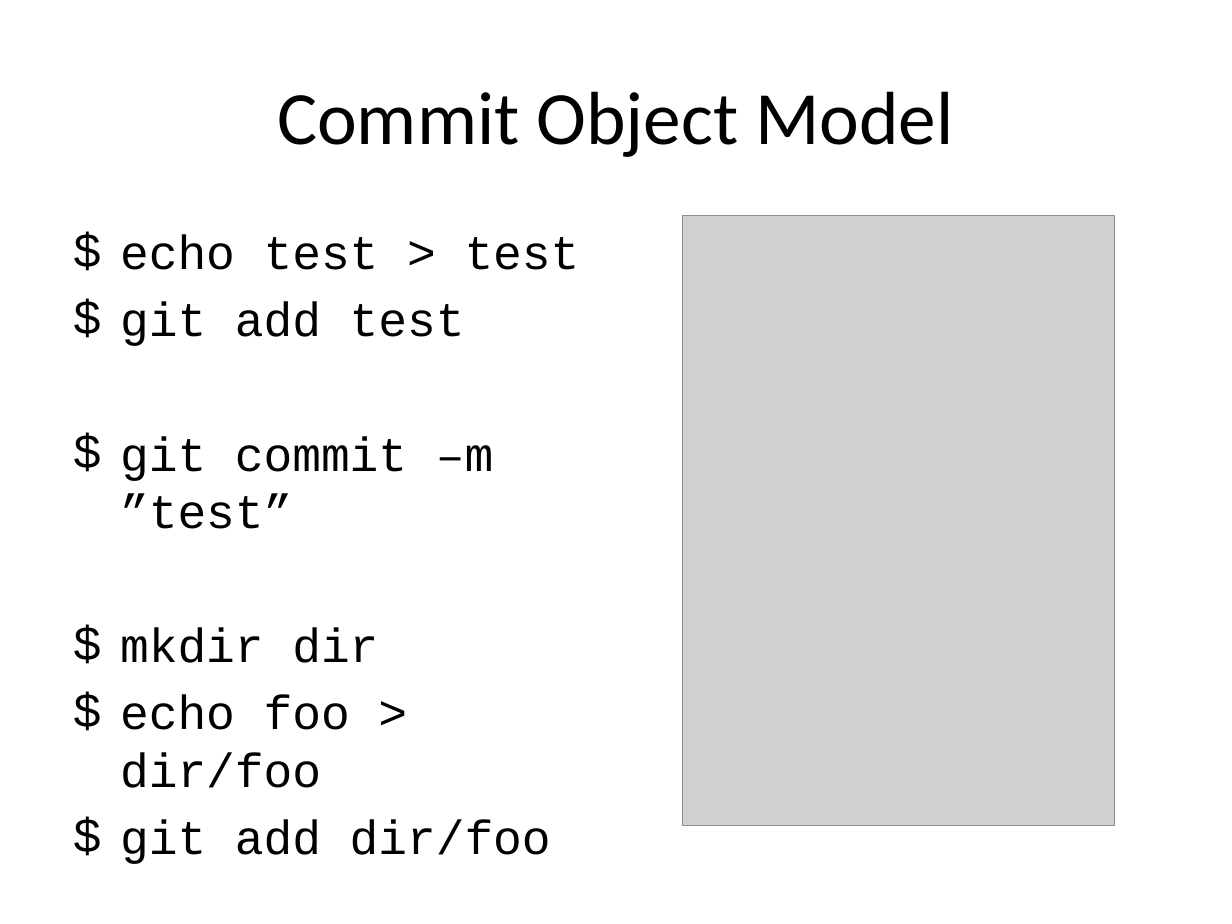
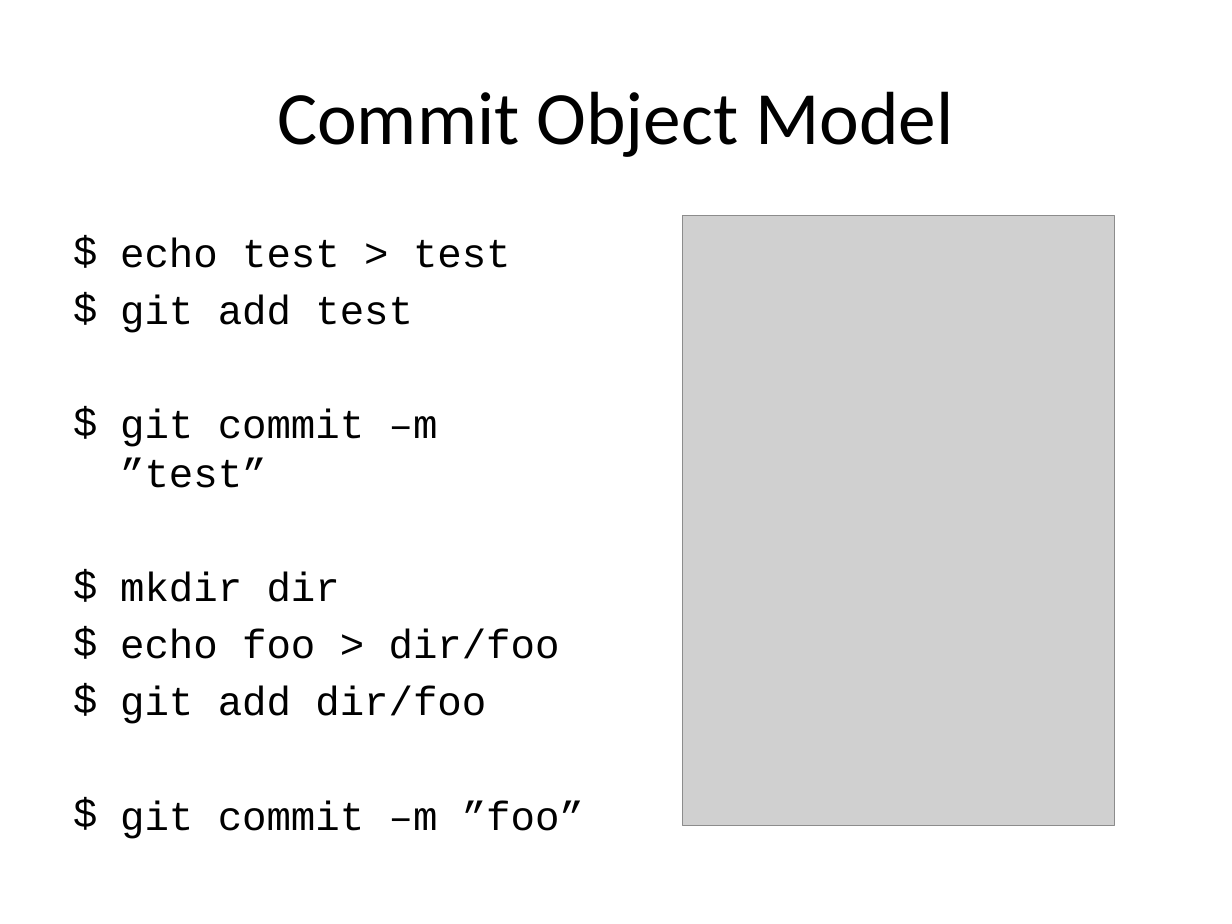
Before and after one commit to hunganhu/slide, a slide deck: slide 46 of gitBasic.pptx. Drawn at 1232x924 pixels with LibreOffice and Linux fonts; fonts in the diff are those of the drawing; grey boxes stand for pictures. Boxes give left, top, right and bottom in pixels: in the first picture for what was removed or moved away, otherwise in the second. Text is boxed around its words. In the diff, an @@ line names an element or a change of style, - is before the commit and + after.

```diff
--- a/gitBasic.pptx
+++ b/gitBasic.pptx
@@ text at box(120, 238, 560, 724): size 28 to 23.8 pt in "echo test > test", "git add test", "git commit –m ”test”", "mkdir dir" and 2 more places @@
@@ text at box(120, 800, 584, 839): text changed; size 28 to 23.8 pt @@
-$ git comit –m ”foo”
+$ git commit –m ”foo”
```
Also in this commit, not shown: 14 other slides changed.
